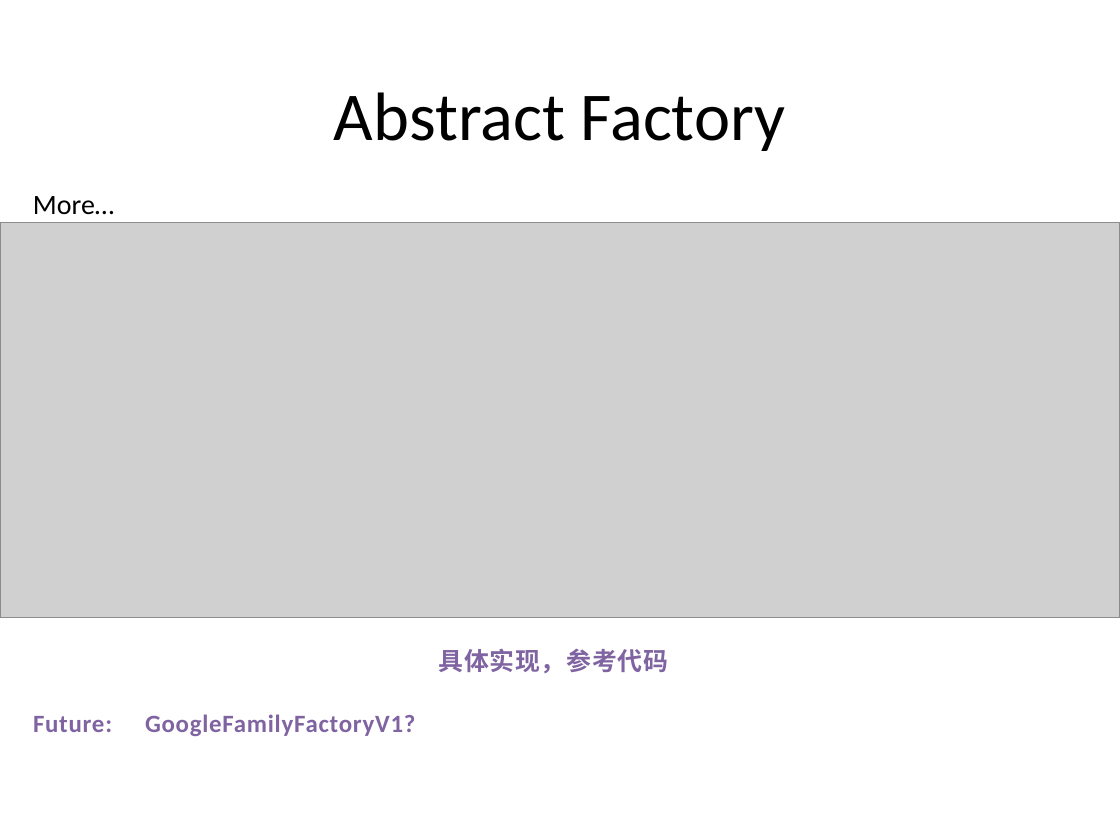
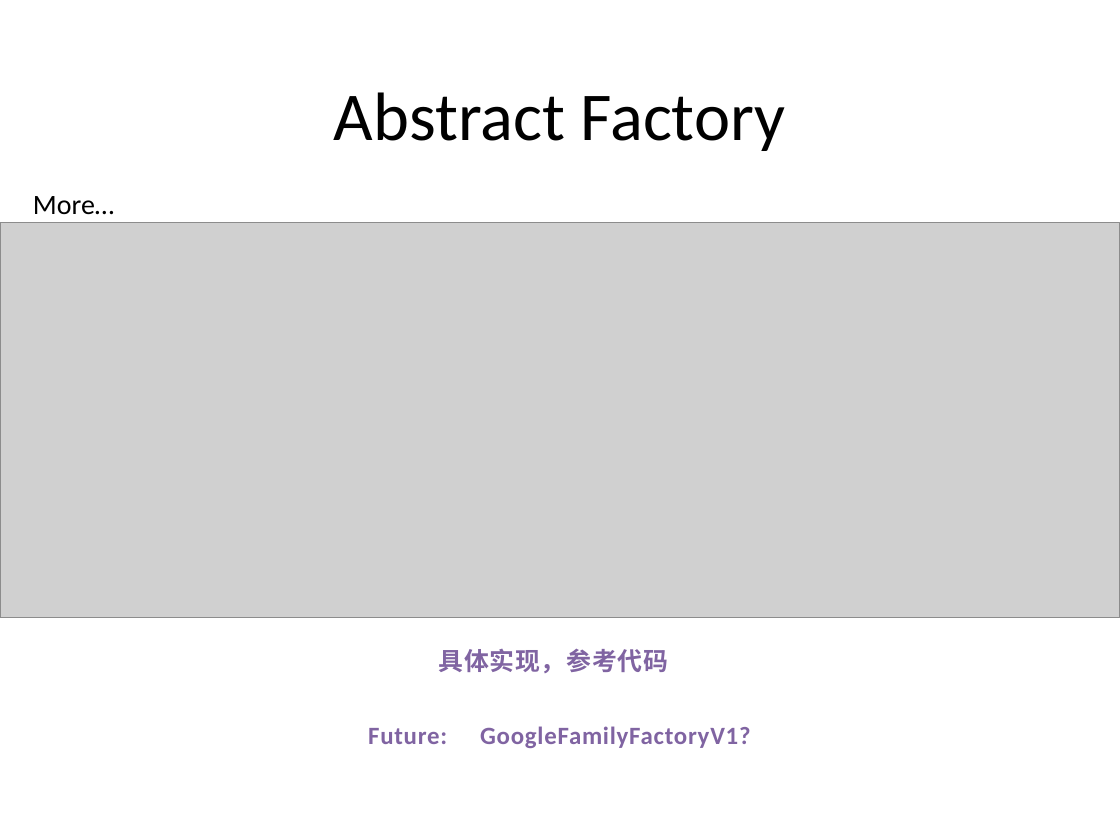
Before and after one commit to PlumpMath/DesignPattern-956, a slide deck: slide 28 of _Doc/Design Pattern (C#) - Part 1.pptx. Drawn at 1120x840 pixels with LibreOffice and Linux fonts; fonts in the diff are those of the drawing; grey boxes stand for pictures. Boxes give left, top, right and bottom in pixels: in the first picture for what was removed or moved away, otherwise in the second. Text is boxed around its words. In the diff, an @@ line names an element or a change of style, - is before the commit and + after.

```diff
--- a/_Doc/Design Pattern (C#) - Part 1.pptx
+++ b/_Doc/Design Pattern (C#) - Part 1.pptx
@@ text "Future: GoogleFamilyFactoryV1?": place and size @@
-text "Future: GoogleFamilyFactoryV1?" at (33,714,415,736)
+text "Future: GoogleFamilyFactoryV1?" at (368,726,750,748)
```
Also in this commit, not shown: 1 other slide changed.
